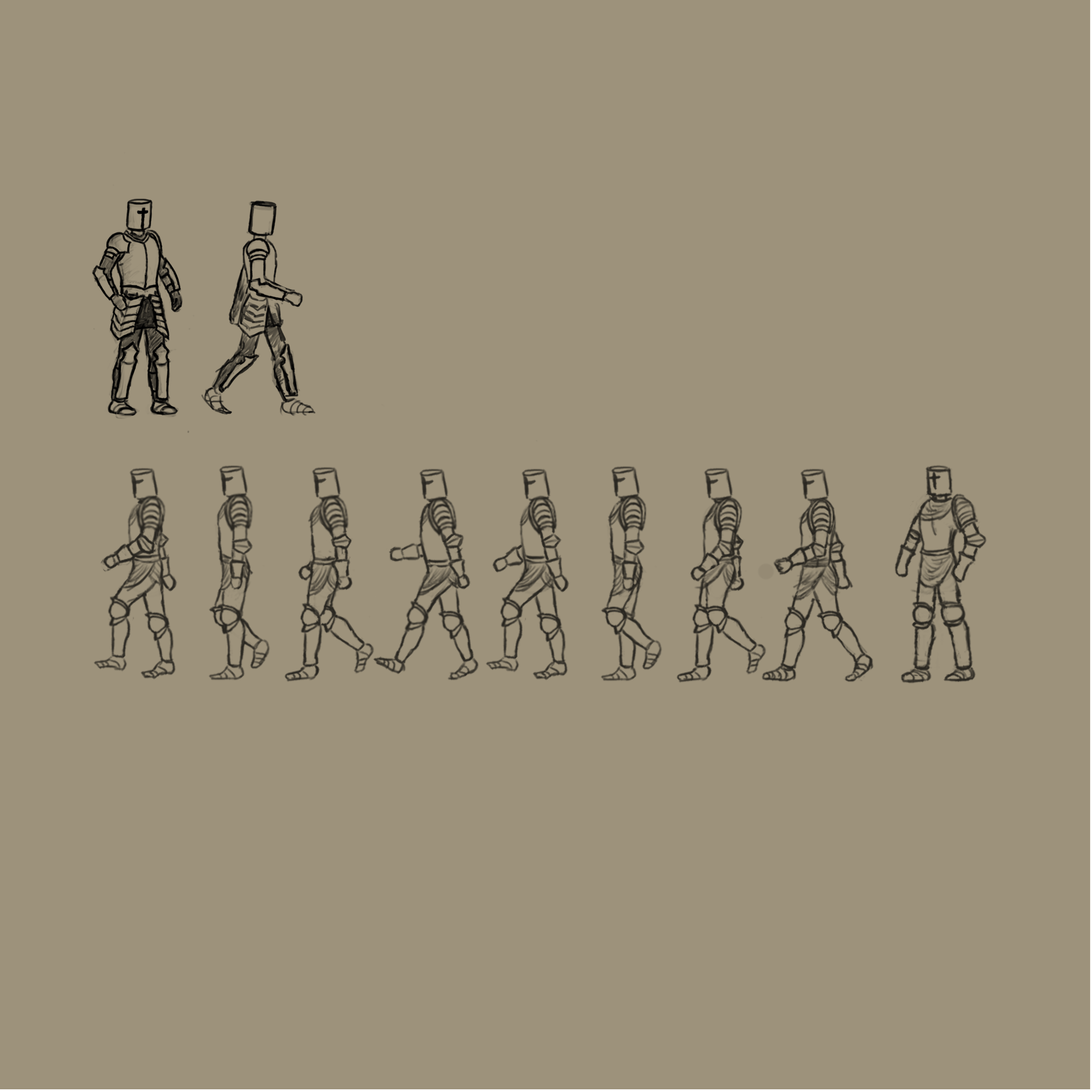
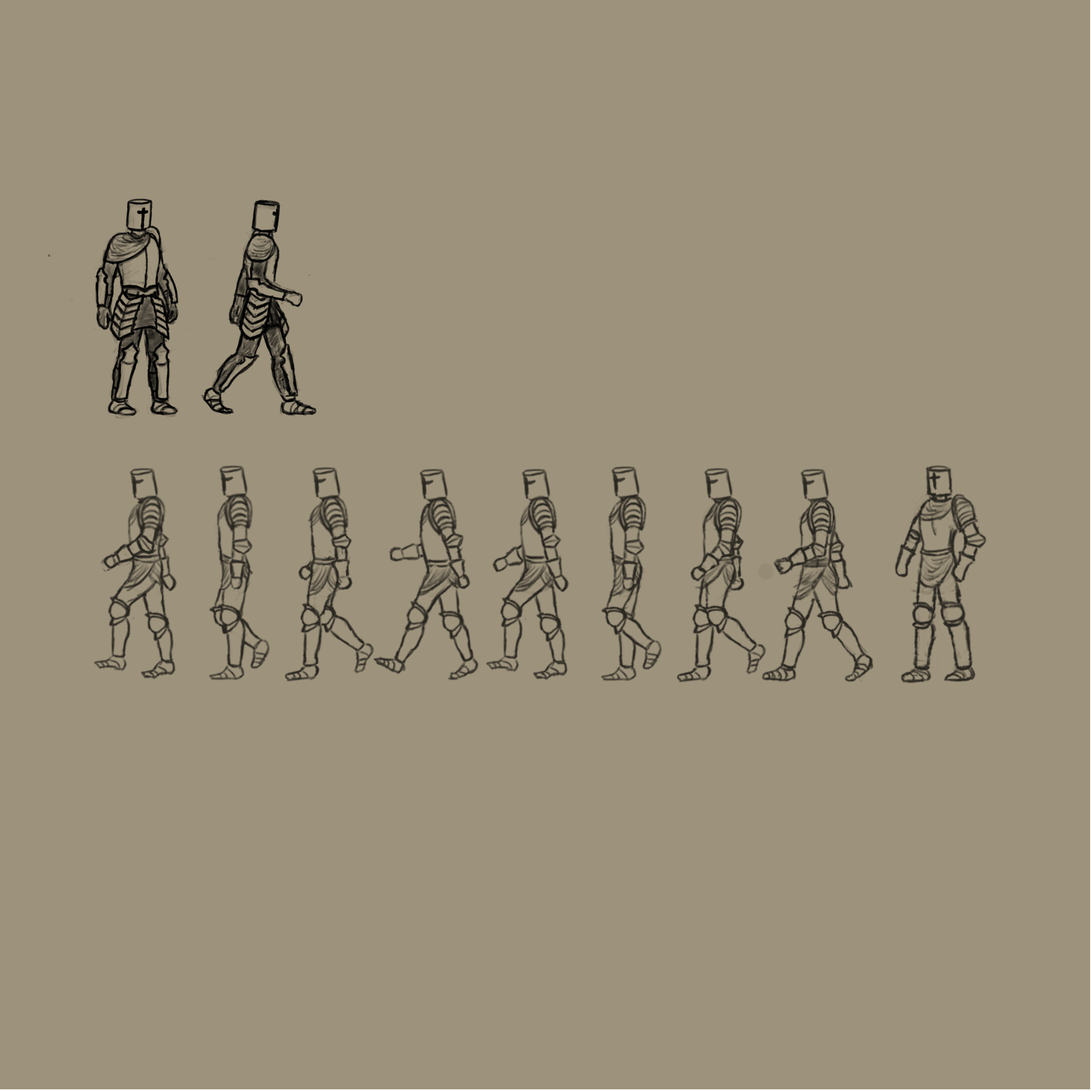
Layers edited between the first and the second 1091×1091 image:
painted on "Layer #2" over (47, 199, 317, 434)
